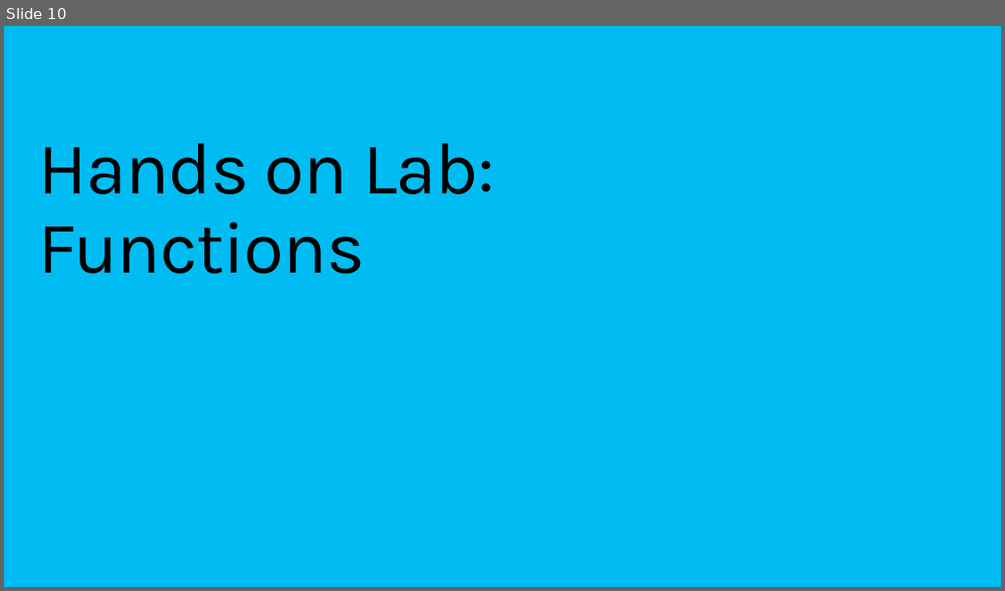
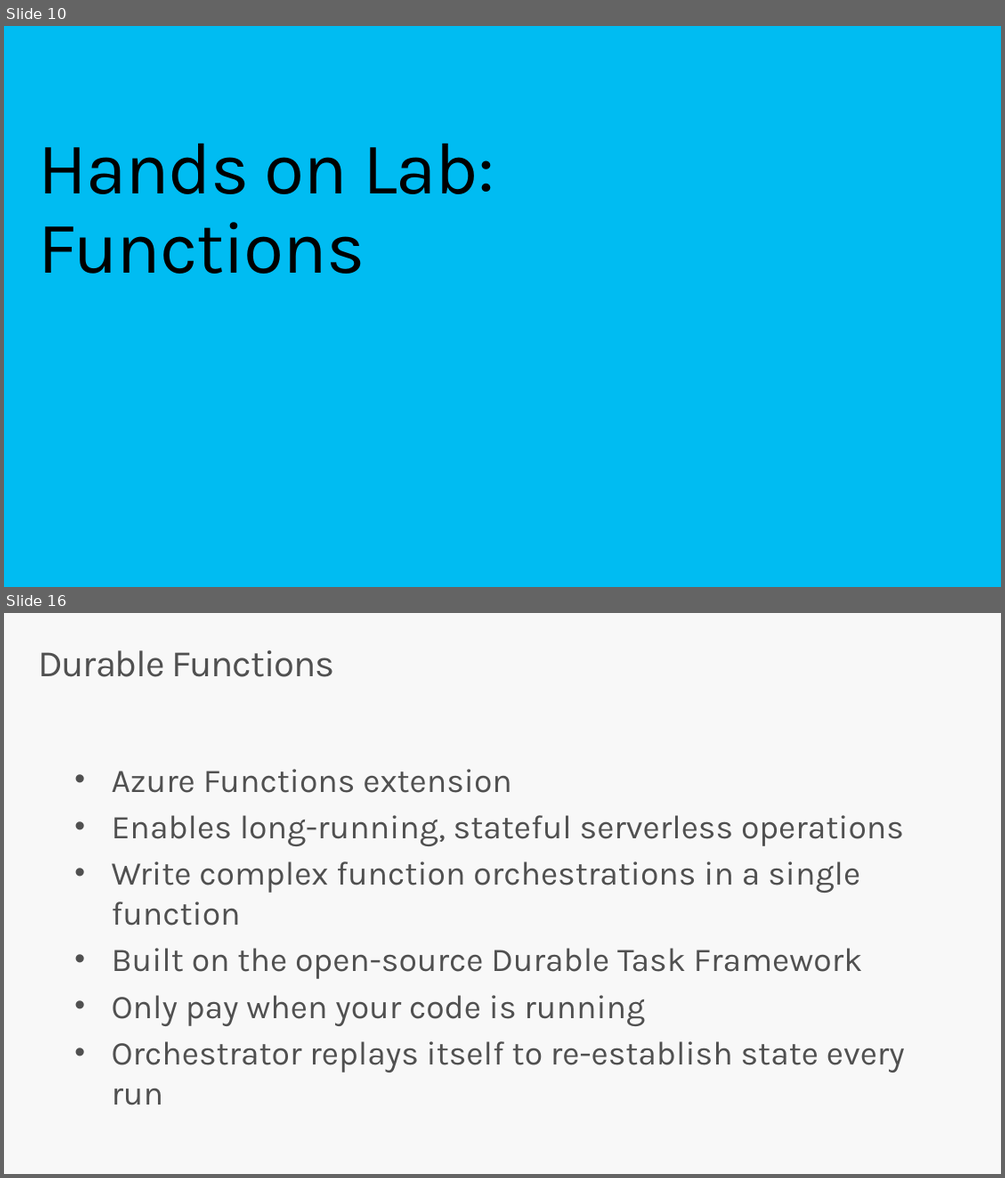
Before and after one commit to codingwithsasquatch/serverless_ninjas_workshop, a slide deck: 2-Functions_Overview/Serverless_Workshop-Functions_Overview.pptx. Shown one above the other, each under a label of ours: slide 10 before the commit, slides 10 and 16 after it; the slides between them are not shown. The pictures are 1005x591 and 1005x1178 pixels, drawn with LibreOffice and Linux fonts; fonts in the diff are those of the drawing. Boxes give left, top, right and bottom in pixels: in the first picture for what was removed or moved away, otherwise in the second. Text is boxed around its words. In the diff, an @@ line names an element or a change of style, - is before the commit and + after.

```diff
--- a/2-Functions_Overview/Serverless_Workshop-Functions_Overview.pptx
+++ b/2-Functions_Overview/Serverless_Workshop-Functions_Overview.pptx
@@ slide 16 added at box(4, 613, 1001, 1174), background #F8F8F8 @@
@@ title added at box(38, 650, 335, 677), 36 pt, text #505050 @@
+Durable Functions
@@ text added at box(112, 769, 905, 1105), 32 pt, text #505050 @@
+• Azure Functions extension
+• Enables long-running, stateful serverless operations
+• Write complex function orchestrations in a single function
+• Built on the open-source Durable Task Framework
+• Only pay when your code is running
+• Orchestrator replays itself to re-establish state every run
```
Also in this commit, not shown: 4 slides changed, 1 other slide added, 2 other files.
